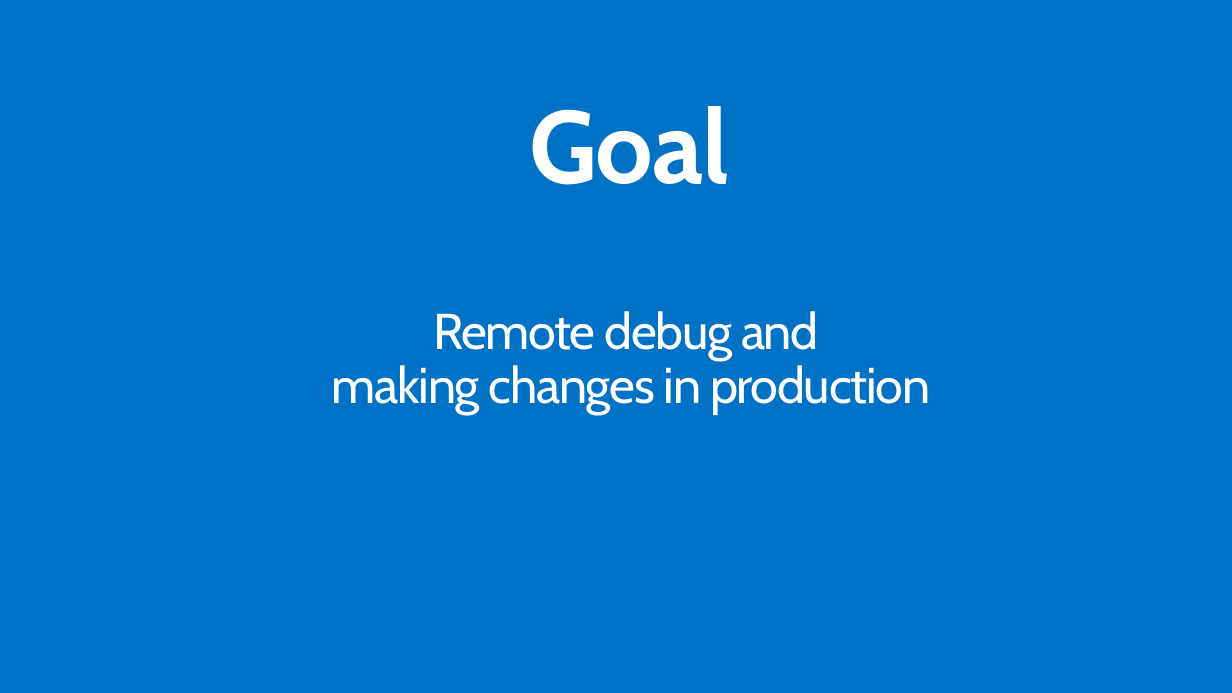
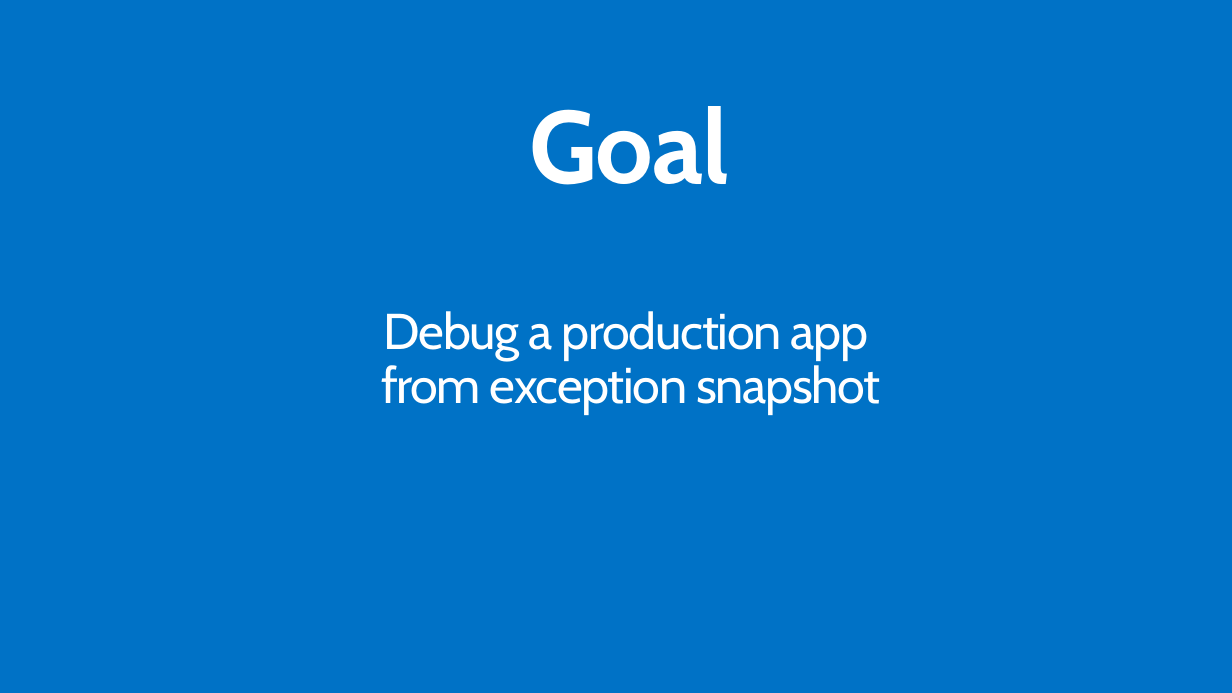
Before and after one commit to MSDEVMTL/GlobalAzureBootcamp2018, a slide deck: slide 2 of Step7/Step7-AppInsights2.pptx. Drawn at 1232x693 pixels with LibreOffice and Linux fonts; fonts in the diff are those of the drawing; background and template pictures are left out. Boxes give left, top, right and bottom in pixels: in the first picture for what was removed or moved away, otherwise in the second. Text is boxed around its words. In the diff, an @@ line names an element or a change of style, - is before the commit and + after.

```diff
--- a/Step7/Step7-AppInsights2.pptx
+++ b/Step7/Step7-AppInsights2.pptx
@@ text at (381,311,880,414): text changed @@
-Remote debug and
-making changes in production
+Debug a production app
+from exception snapshot
```
Also in this commit, not shown: 2 other slides changed, 8 slides removed, 5 other files.
